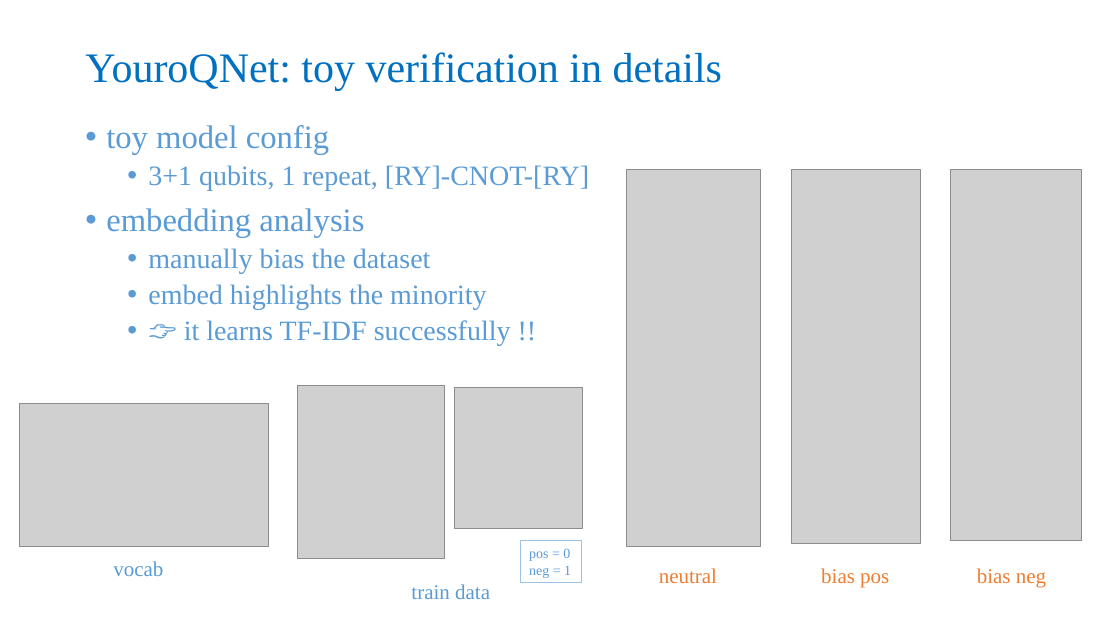
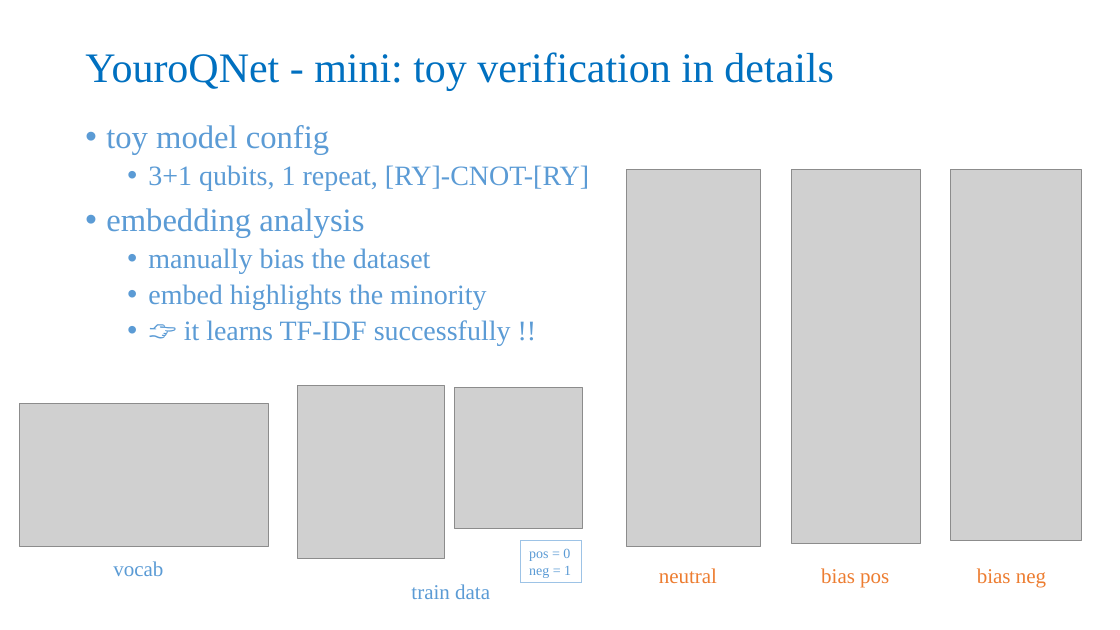
Before and after one commit to Kahsolt/YouroQNet, a slide deck: slide 17 of ref/YouroQNet.pptx. Drawn at 1120x630 pixels with LibreOffice and Linux fonts; fonts in the diff are those of the drawing; grey boxes stand for pictures. Boxes give left, top, right and bottom in pixels: in the first picture for what was removed or moved away, otherwise in the second. Text is boxed around its words. In the diff, an @@ line names an element or a change of style, - is before the commit and + after.

```diff
--- a/ref/YouroQNet.pptx
+++ b/ref/YouroQNet.pptx
@@ title at [85,52,833,90]: text changed @@
-YouroQNet: toy verification in details
+YouroQNet - mini: toy verification in details
```
Also in this commit, not shown: 10 other slides changed, 8 slides added, 2 slides removed, 2 other files.
